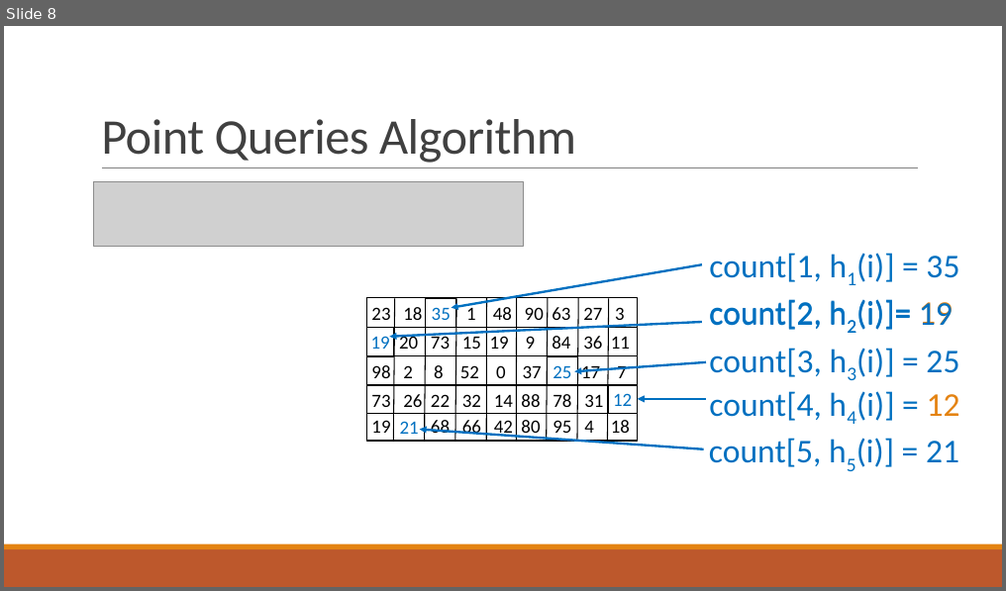
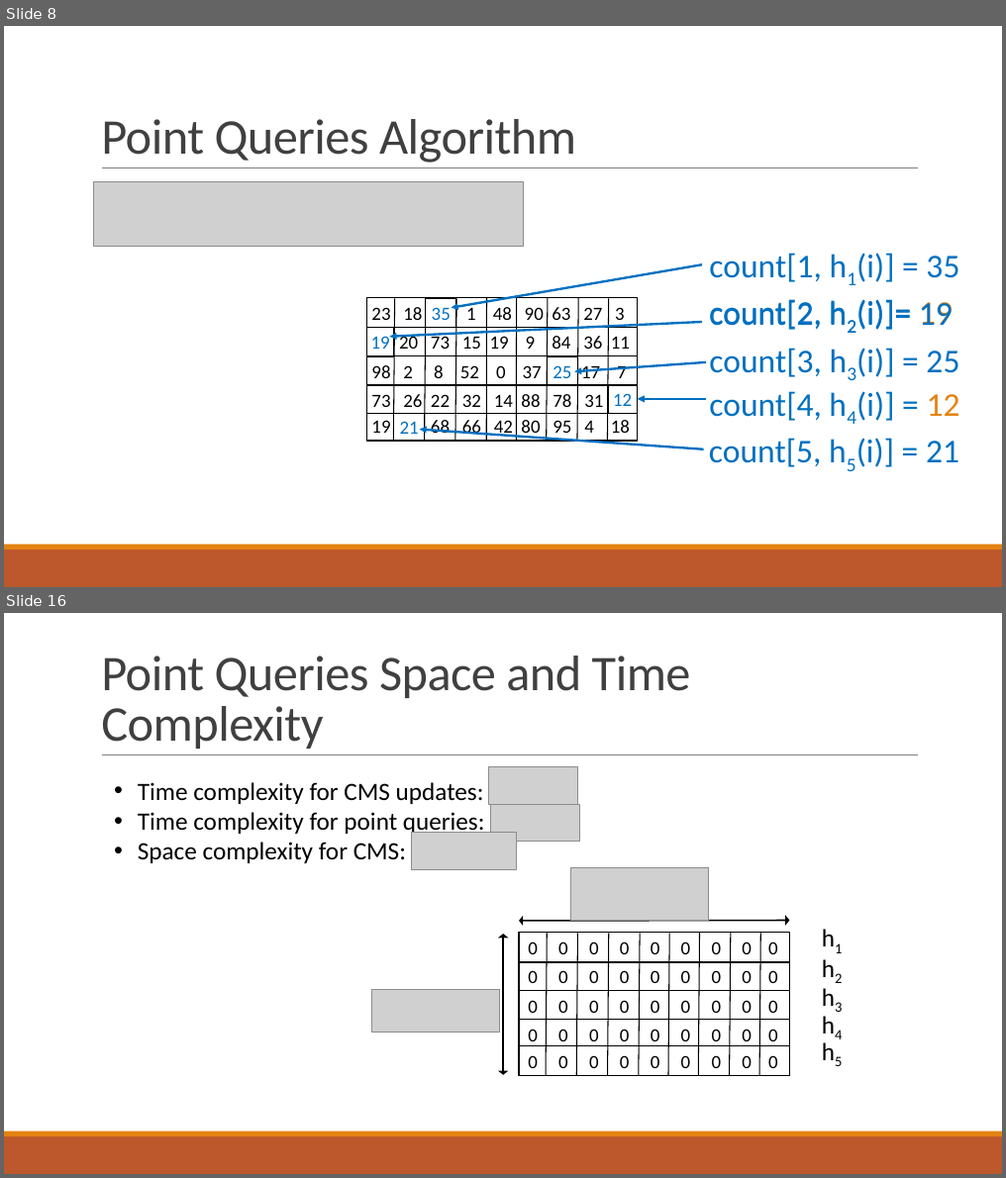
Before and after one commit to ewagner46/count_min_sketch_technical_summary, a slide deck: count_min_sketch_talk.pptx. Shown one above the other, each under a label of ours: slide 8 before the commit, slides 8 and 16 after it; the slides between them are not shown. The pictures are 1006x591 and 1006x1178 pixels, drawn with LibreOffice and Linux fonts; fonts in the diff are those of the drawing; grey boxes stand for pictures. Boxes give left, top, right and bottom in pixels: in the first picture for what was removed or moved away, otherwise in the second. Text is boxed around its words. In the diff, an @@ line names an element or a change of style, - is before the commit and + after.

```diff
--- a/count_min_sketch_talk.pptx
+++ b/count_min_sketch_talk.pptx
@@ slide 16 added at (4, 613, 1002, 1174), background #FFFFFF; not listed: 3 template elements that a slide beside it also shows @@
@@ title added at (101, 656, 691, 749), 48 pt, text #404040 @@
+Point Queries Space and Time Complexity
@@ text added at (138, 782, 485, 863), 24 pt, text #000000 @@
+• Time complexity for CMS updates:
+• Time complexity for point queries:
+• Space complexity for CMS:
@@ picture added at (489, 766, 577, 804) @@
@@ picture added at (491, 804, 580, 842) @@
@@ picture added at (411, 833, 517, 869) @@
@@ group added at (371, 867, 790, 1075): 8 lines, 6 rectangles, 2 double arrows, 2 pictures @@
+0 0 0 0 0 0 0 0 0
+0 0 0 0 0 0 0 0 0
+0 0 0 0 0 0 0 0 0
+0 0 0 0 0 0 0 0 0
+0 0 0 0 0 0 0 0 0
@@ group added at (815, 919, 851, 1069): 5 texts @@
+h3
+h1
+h2
+h4
+h5
```
Also in this commit, not shown: 2 slides changed, 7 other slides added, 1 other file.
